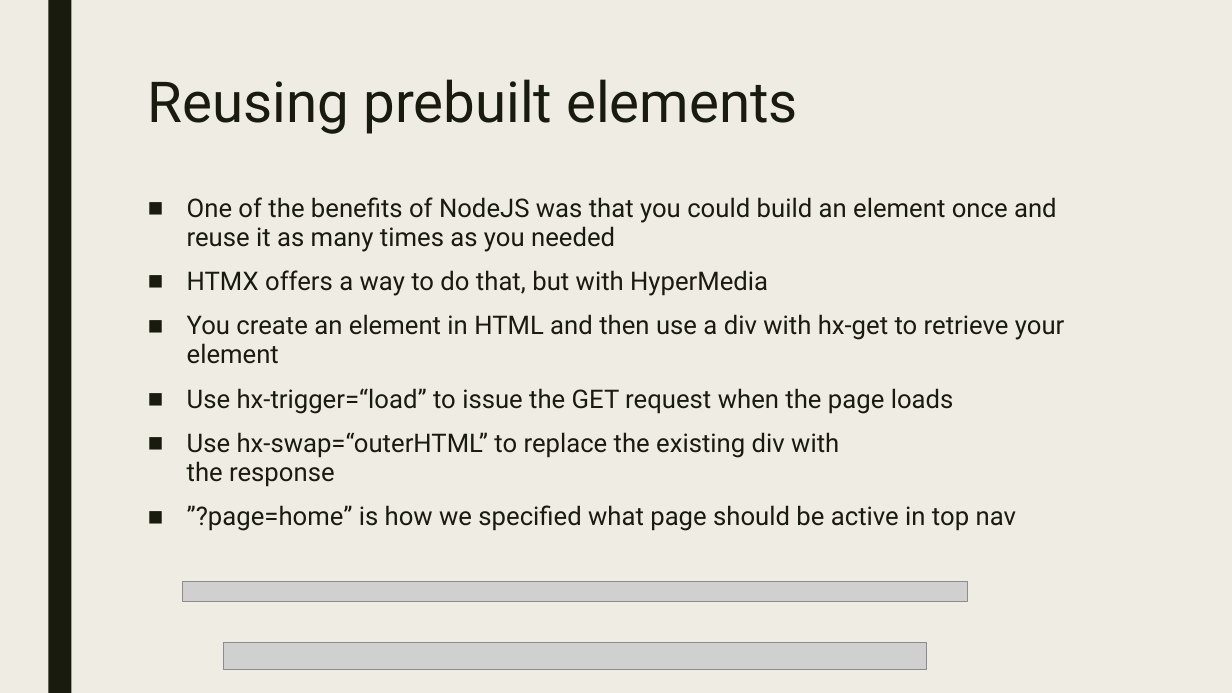
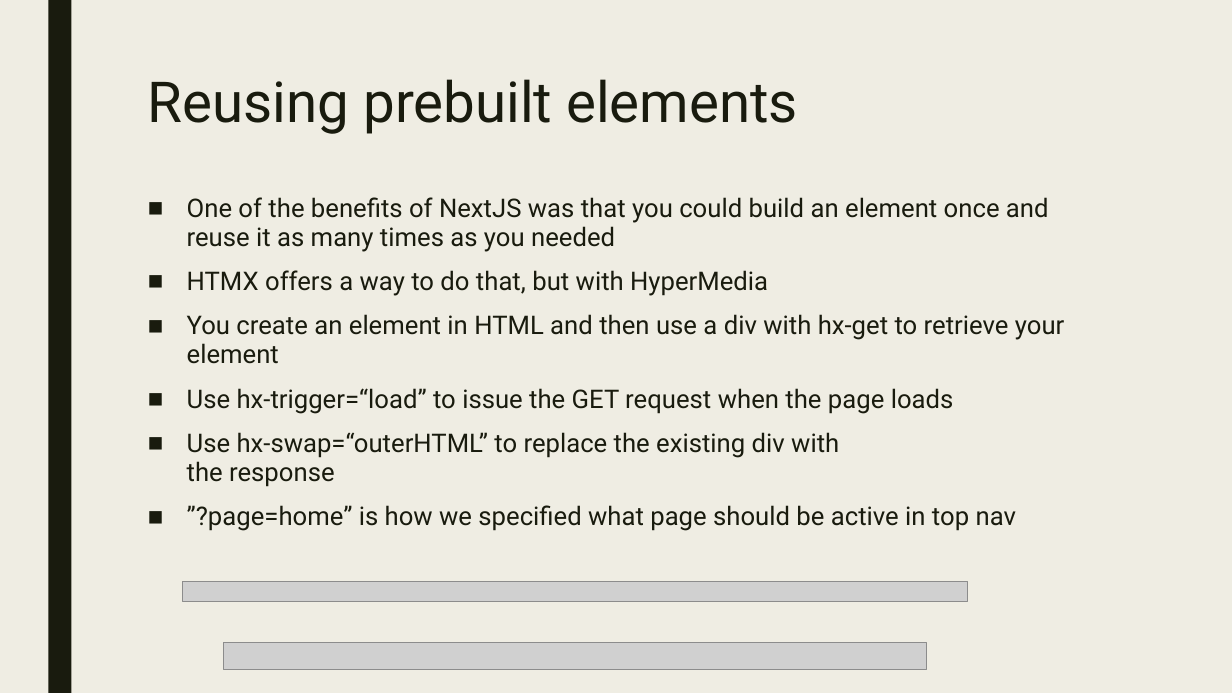
Before and after one commit to jtann5/HTMX, a slide deck: slide 4 of Presentation/HTMX.pptx. Drawn at 1232x693 pixels with LibreOffice and Linux fonts; fonts in the diff are those of the drawing; grey boxes stand for pictures. Boxes give left, top, right and bottom in pixels: in the first picture for what was removed or moved away, otherwise in the second. Text is boxed around its words. In the diff, an @@ line names an element or a change of style, - is before the commit and + after.

```diff
--- a/Presentation/HTMX.pptx
+++ b/Presentation/HTMX.pptx
@@ text at box(187, 197, 1049, 252): text changed @@
-■ One of the benefits of NodeJS was that you could build an element once and reuse it as many times as you needed
+■ One of the benefits of NextJS was that you could build an element once and reuse it as many times as you needed
```
